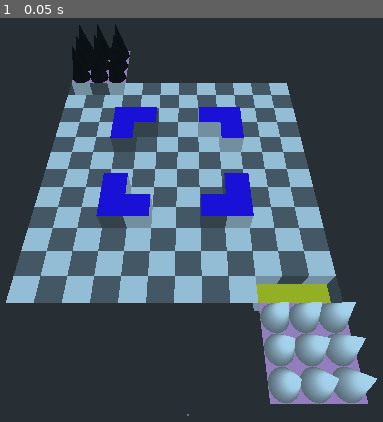
Above: before the commit, frame 1.
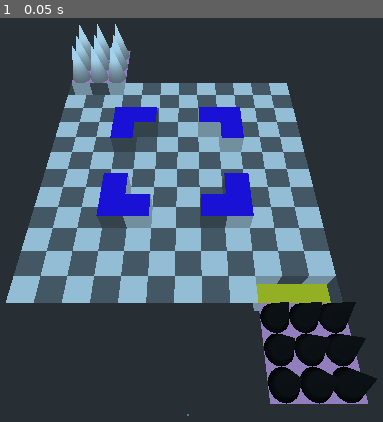
Above: after the commit, the same moment.

Repository: MrJustreborn/BattleMess
Game: Godot game, scene res://test/testlvl.tscn
Two runs of this game, one before a commit and one after it. Both use one fixed random seed, a clock stepped at 60 frames per second and the inputs below. This scene is started directly instead of the project's main scene. The engine's default icon, where the game draws it, is replaced by a stand-in: a white triangle on a blue panel in a dark square.
Inputs:
- Up to frame 1 (0.05 s): no input

The runs differ from the first frame. In frame 1, 6.7% of the frame differs, in the area x 18-99%, y 1-96%.

Commit message:
Merge two

Diff:
--- a/godot/plugins/entities/pawn.json
+++ b/godot/plugins/entities/pawn.json
@@ -29,10 +29,15 @@
 		},
 		"kill": {
 			"discrete": [
-						{"x":-10, "y":-15},
-						{"x":-9, "y":-15},
-						{"x":-8, "y":-15},
-						{"x":-7, "y":-15}
+						{"x":0, "y":-1}, {"x":0, "y":-2},
+						{"x":0, "y":1}, {"x":0, "y":2},
+						{"x":-1, "y":0}, {"x":-2, "y":0},
+						{"x":1, "y":0}, {"x":2, "y":0},
+
+						{"x":1, "y":1},
+						{"x":1, "y":-1},
+						{"x":-1, "y":1},
+						{"x":-1, "y":-1}
 						],
 			"continuous": [],
 			"move_on_discete": true,
--- a/godot/plugins/entities/pawn_v2.json
+++ b/godot/plugins/entities/pawn_v2.json
@@ -2,7 +2,7 @@
 	"id": "pawn_v2",
 	"name": "Bauer MK2",
 	"level": 2,
-	"mesh": "res://plugins/entities/pawn_mesh_v.tres",
+	"mesh": "res://plugins/entities/pawn_mesh_v2.tres",
 	"texture": null,
 	"movementset": {
 		"first_move": {
@@ -15,6 +15,17 @@
 						{"x":0, "y":1},
 						{"x":-1, "y":0},
 						{"x":1, "y":0},
+
+						{"x":0, "y":-2},
+						{"x":0, "y":2},
+						{"x":-2, "y":0},
+						{"x":2, "y":0},
+
+						{"x":0, "y":-3},
+						{"x":0, "y":3},
+						{"x":-3, "y":0},
+						{"x":3, "y":0},
+
 						{"x":1, "y":1},
 						{"x":1, "y":-1},
 						{"x":-1, "y":1},
@@ -36,7 +47,27 @@
 			"continuous": []
 		},
 		"kill": {
-			"discrete": [],
+			"discrete": [
+						{"x":0, "y":-1},
+						{"x":0, "y":1},
+						{"x":-1, "y":0},
+						{"x":1, "y":0},
+
+						{"x":0, "y":-2},
+						{"x":0, "y":2},
+						{"x":-2, "y":0},
+						{"x":2, "y":0},
+
+						{"x":0, "y":-3},
+						{"x":0, "y":3},
+						{"x":-3, "y":0},
+						{"x":3, "y":0},
+
+						{"x":1, "y":1},
+						{"x":1, "y":-1},
+						{"x":-1, "y":1},
+						{"x":-1, "y":-1}
+			],
 			"continuous": [],
 			"move_on_discete": true,
 			"move_on_continuous": true
--- a/godot/singelton/controller_v2.gd
+++ b/godot/singelton/controller_v2.gd
@@ -60,7 +60,7 @@
 func _can_move_current(cell: Vector2) -> bool:
 	if cell.x < 0 || cell.y < 0 || cell.x > grid_size.x - 1 || cell.y > grid_size.y - 1:
 		return false;
-	return current_field[cell].empty() && (field_type[cell] == "move" || field_type[cell] == "move"); #spawn ?
+	return current_field[cell].empty() && (field_type[cell] == "move" || field_type[cell] == "move" || field_type[cell] == "spawn"); #spawn ?
 func _can_merge_current(who: Node, cell: Vector2) -> bool:
 	if cell.x < 0 || cell.y < 0 || cell.x > grid_size.x - 1 || cell.y > grid_size.y - 1:
 		return false;
@@ -73,7 +73,7 @@
 	lock.lock();
 	if cell.x < 0 || cell.y < 0 || cell.x > grid_size.x - 1 || cell.y > grid_size.y - 1:
 		return false;
-	var can = future_field[cell].empty() && (field_type[cell] == "move" || field_type[cell] == "move"); #spawn ?
+	var can = future_field[cell].empty() && (field_type[cell] == "move" || field_type[cell] == "move" || field_type[cell] == "spawn"); #spawn ?
 	lock.unlock();
 	return can;
 func _can_merge_future(who: Node, cell: Vector2) -> bool:
@@ -109,6 +109,9 @@
 			print(n, " -> ", n.name);
 			return n;
 
+# # # # #
+# Moves
+# # # # #
 master func request_move(cell: Vector2) -> bool:
 	var from = get_tree().get_rpc_sender_id();
 	if from == 0 && get_tree().is_network_server():
@@ -136,6 +139,9 @@
 		who.rpc("_move_request_accepted", cell);
 	return can;
 
+# # # # #
+# Kills
+# # # # #
 master func request_kill(cell: Vector2) -> bool:
 	var from = get_tree().get_rpc_sender_id();
 	if from == 0 && get_tree().is_network_server():
@@ -158,11 +164,35 @@
 	_pretty_print("Future", future_field);
 	if can:
 		print("send rpc to: ", from)
-		#if from == 0 || from == 1:
-		#	who._move_request_accepted(cell);
-		#else:
-		#	who.rpc_id(from, "_move_request_accepted", cell);
 		who.rpc("_kill_request_accepted", cell);
+	return can;
+
+# # # # #
+# Merges
+# # # # #
+master func request_merge(cell: Vector2) -> bool:
+	var from = get_tree().get_rpc_sender_id();
+	if from == 0 && get_tree().is_network_server():
+		from = 1;
+	var who = get_ref(from);
+	lock.lock();
+	print("request_merge: ", cell, " ", who, " can_kill:", can_merge(who, cell));#, " merge:", can_merge(who, cell), " kill:", can_kill(who, cell));
+	var can = can_merge(who, cell);
+	if can:
+		var curWhere = _get_future_cell_of(who);
+		var where = future_field[curWhere].find(who);
+		if where > -1:
+			future_field[curWhere].remove(where);
+		for i in future_field[curWhere]:
+			print("Merge: ", i);
+		future_field[cell].append(who);
+	else:
+		can = cell == _get_future_cell_of(who);
+	lock.unlock();
+	_pretty_print("Future", future_field);
+	if can:
+		print("send rpc to: ", from)
+		who.rpc("_merge_request_accepted", cell);
 	return can;
 
 master func _client_ready():
--- a/godot/singelton/piece_loader.gd
+++ b/godot/singelton/piece_loader.gd
@@ -25,15 +25,23 @@
 var db = {}
 
 func _ready():
-	var f = File.new();
-	f.open("res://plugins/entities/pawn.json", File.READ);
-	var result = JSON.parse(f.get_as_text()).result;
-	f.close();
-	_load(result);
+	var d = Directory.new();
+	d.open("res://plugins/entities/");
+	d.list_dir_begin(true, true);
+	var next = d.get_next();
+	while next != "":
+		if !d.current_is_dir() && next.ends_with(".json"):
+			print("Load piece: ", "res://plugins/entities/" + next);
+			var f = File.new();
+			f.open("res://plugins/entities/" + next, File.READ);
+			var result = JSON.parse(f.get_as_text()).result;
+			f.close();
+			_load(result);
+		next = d.get_next();
 
 func _load(what: Dictionary):
 	var mesh
-	var movementset = test_movementset.duplicate();
+	var movementset = test_movementset.duplicate(true);
 	mesh = load(what.mesh);
 
 	for pos in what.movementset.first_move.discrete:
@@ -63,7 +71,7 @@
 	db[what.id]["name"] = what.name
 	db[what.id]["level"] = what.level
 	db[what.id]["mesh"] = mesh.duplicate();
-	db[what.id]["movementset"] = movementset.duplicate();
+	db[what.id]["movementset"] = movementset.duplicate(true);
 
 func get_mesh(what: String):
 	#print("load piece: ", what)
--- a/godot/test/entities/test_entity.gd
+++ b/godot/test/entities/test_entity.gd
@@ -48,11 +48,13 @@
 	if is_inside_tree():
 		#print("REINIT_ENTITY!");
 		start();
+	setMesh(piece);
+
+puppet func setMesh(piece):
 	$piece.mesh = get_node("/root/piece_loader").get_mesh(piece);
 	movementset = get_node("/root/piece_loader").get_movementset(piece);
 
-	print("INIT", team, self.team == "spawn[1]");
-	if self.team == "spawn[1]":
+	if self.team == "spawn[0]":
 		$piece.mesh.surface_set_material(0, MAT1);
 		MAT1.albedo_color = Color("#ffffff");
 	else:
@@ -92,6 +94,11 @@
 	if kill_node:
 		kill_node.rpc("remove_entity");
 		kill_node = null;
+	if merge_with:
+		if get_tree().is_network_server():
+			setMesh("pawn_v2");
+			rpc("setMesh", "pawn_v2");
+		merge_with = null;
 	start();
 
 var jumpCurve = Curve3D.new()
@@ -252,6 +259,8 @@
 	_show_accepted_request(where)
 remotesync func _kill_request_accepted(where):
 	_show_accepted_request(where)
+remotesync func _merge_request_accepted(where):
+	_show_accepted_request(where)
 
 func _show_accepted_request(where):
 	for c in $move_preview.get_children():
